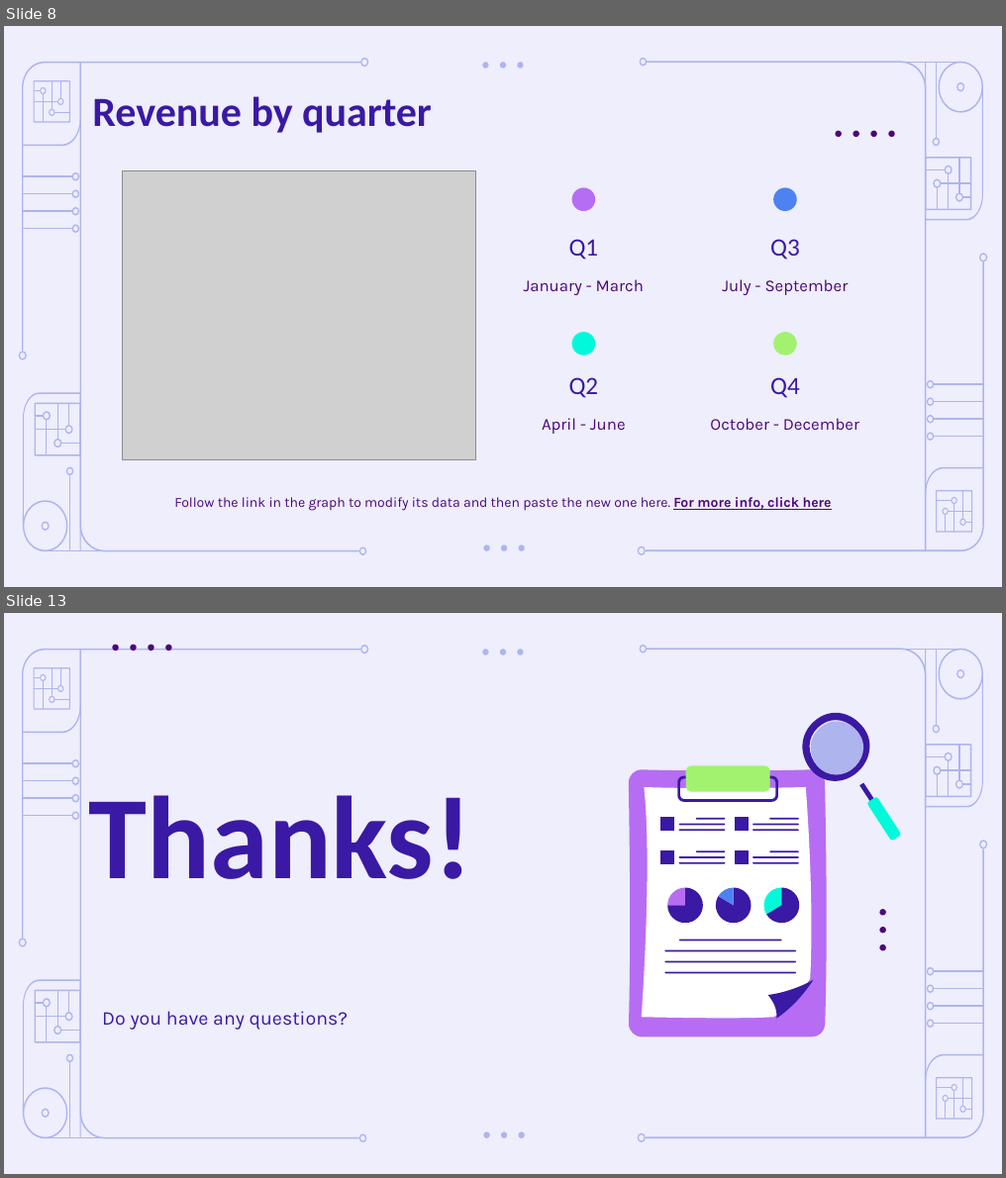
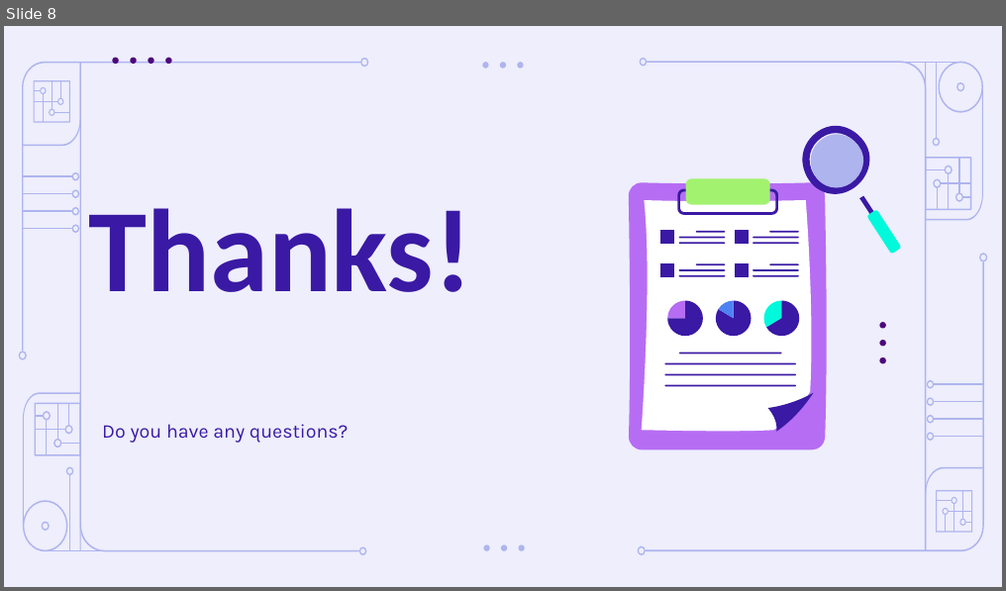
Before and after one commit to MoroboshiDann/portfolio-management-team2, a slide deck: Artificial Intelligence in Finance Pitch Deck by Slidesgo.odp. Shown one above the other, each under a label of ours: slides 8 and 13 before the commit, slide 8 after it; the slides between them are not shown. The pictures are 1006x1178 and 1006x591 pixels, drawn with LibreOffice and Linux fonts; fonts in the diff are those of the drawing; grey boxes stand for pictures. Boxes give left, top, right and bottom in pixels: in the first picture for what was removed or moved away, otherwise in the second. Text is boxed around its words. In the diff, an @@ line names an element or a change of style, - is before the commit and + after.

```diff
--- a/Artificial Intelligence in Finance Pitch Deck by Slidesgo.odp
+++ b/Artificial Intelligence in Finance Pitch Deck by Slidesgo.odp
@@ slide 8 removed at (4, 26, 1002, 587), background #EEEEFC; not listed: 86 template elements that a slide beside it also shows @@
@@ title removed at (92, 96, 432, 133) @@
-Revenue by quarter
@@ group removed at (836, 131, 894, 137): 4 ellipses @@
@@ picture removed at (123, 172, 476, 461) @@
@@ ellipse removed at (572, 187, 595, 210) @@
@@ ellipse removed at (773, 187, 796, 210) @@
@@ title removed at (569, 239, 599, 260) @@
-Q1
@@ title removed at (770, 239, 800, 260) @@
-Q3
@@ subtitle removed at (524, 279, 644, 295) @@
-January - March
@@ subtitle removed at (722, 279, 848, 295) @@
-July - September
@@ ellipse removed at (572, 332, 595, 356) @@
@@ ellipse removed at (773, 332, 796, 356) @@
@@ title removed at (569, 377, 599, 398) @@
-Q2
@@ title removed at (770, 377, 800, 398) @@
-Q4
@@ subtitle removed at (542, 418, 626, 434) @@
-April - June
@@ subtitle removed at (710, 418, 859, 430) @@
-October - December
@@ text removed at (174, 497, 832, 511) @@
-Follow the link in the graph to modify its data and then paste the new one here. For more info, click here
@@ what was slide 13 is now slide 8 @@
```
Also in this commit, not shown: 6 slides changed, 1 slide added, 12 other slides removed.
